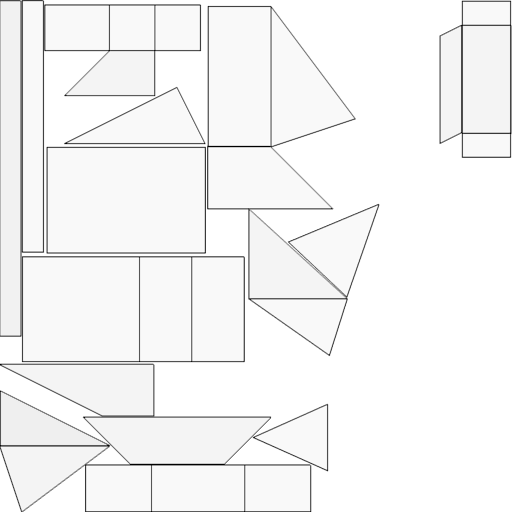
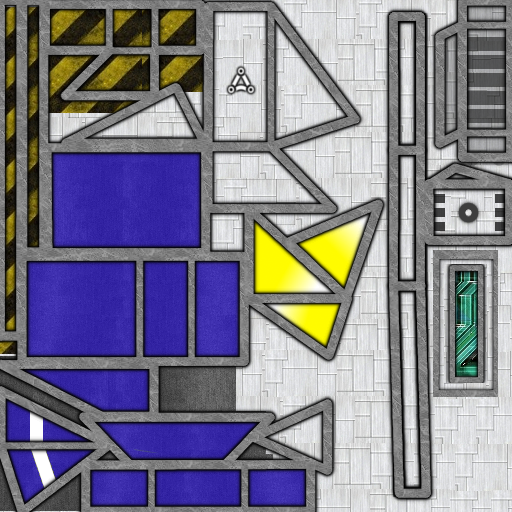
Layer changes from the first 512 x 512 image to the second:
removed layer "icugant.png #6" over (248, 203, 380, 357)
removed layer "icugant.png #5" over (439, 0, 512, 158)
removed layer "icugant.png #4" over (63, 5, 356, 210)
removed layer "icugant.png #3" over (44, 4, 202, 97)
removed layer "icugant.png #2" over (0, 146, 329, 472)
removed layer "icugant.png #1" over (0, 390, 312, 512)
hid "icugant.png", painted on it over (0, 0, 512, 512)
added layer "logo" above "Livello incollato" over (225, 64, 257, 97)
added layer "Livello incollato" above "perimetrino" over (433, 250, 498, 397)
added layer "perimetrino" above "perno" over (449, 265, 484, 383)
added layer "perno" above "perno copia" over (458, 202, 479, 224)
added layer "perno copia" above "sfuma" over (453, 197, 484, 228)
added layer "sfuma" above "elettronica" over (443, 259, 490, 389)
added layer "elettronica" above "perimetro" over (452, 268, 481, 381)
added layer "perimetro" above "scuro50 #3" over (0, 0, 512, 512)
added layer "scuro50 #3" above "colore" over (0, 0, 512, 512)
added layer "colore" (50%) above "bianco" over (0, 147, 309, 512)
added layer "bianco" above "danger copia" over (30, 407, 58, 494)
added layer "danger copia" above "Livello incollato #1" over (0, 5, 203, 354)
added layer "Livello incollato #1" (43%) above "scuro50" over (429, 194, 511, 231)
added layer "scuro50" (50%) above "scuro" over (429, 37, 511, 231)
added layer "scuro" (25%) above "sfondo colore" over (436, 0, 511, 166)
added layer "sfondo colore" above "sfondo copia" over (0, 143, 310, 512)
added layer "sfondo copia" over (0, 0, 512, 512)
